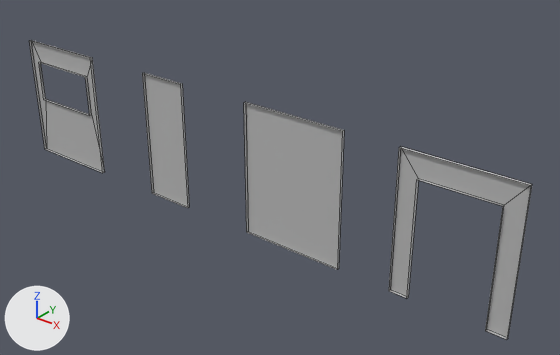
Before and after pictures for a commit that changed the FBX model Assets/04_Models/Murs/Murs.fbx.
Both versions are drawn from a 50 mm camera at (9.15, -9.21, 7.05) aimed at (1.4, 0.47, 1.05). The lights are fixed; the arrows at lower left show +X, +Y and +Z. Mesh edges are drawn as thin lines. Where no turn or scale is listed for an object, it has been applied to the vertices.

The scene before the commit, as lines of its bpy script (objects in view):
```python
me_mesh = bpy.data.meshes.new('Mesh')
me_mesh.from_pydata(...)  # 16 vertices, 12 faces; spans x -1.0..1.0, y 0.0..0.05, z 0.0..2.5
me_mesh.materials.append(mat_lambert1)  # grey #bcbcbc
# before: 4 (-1.0, 0.05, 2.5) at pixel (31, 40), 6 (1.0, 0.05, 2.5) at pixel (92, 57), 10 (1.0, 0.0, 2.5) at pixel (90, 58), 11 (-1.0, 0.0, 2.5) at pixel (29, 40)
me_mesh_001 = bpy.data.meshes.new('Mesh.001')
me_mesh_001.from_pydata(...)  # 16 vertices, 11 faces; spans x -1.0..1.0, y 0.0..0.05, z 0.0..2.5
me_mesh_001.materials.append(mat_lambert1)  # grey #bcbcbc
# before: 2 (1.0, 0.05, 2.5) at pixel (532, 184), 5 (-1.0, 0.05, 2.5) at pixel (400, 146), 8 (1.0, 0.0, 2.5) at pixel (530, 185), 9 (-1.0, 0.0, 2.5) at pixel (398, 147)
me_mesh_002 = bpy.data.meshes.new('Mesh.002')
me_mesh_002.from_pydata([(-0.5, 0.05, 2.5), (0.5, 0.05, 2.5), (-0.5, 0.05, 0.0), (0.5, 0.05, 0.0), (-0.5, 0.0, 2.5), (0.5, 0.0, 2.5), (0.5, 0.0, 0.0), (-0.5, 0.0, 0.0)], [], [(4, 5, 1, 0), (2, 3, 6, 7), (5, 6, 3, 1), (2, 7, 4, 0), (1, 3, 2, 0)])
me_mesh_002.materials.append(mat_lambert1)  # grey #bcbcbc
me_mesh_003 = bpy.data.meshes.new('Mesh.003')
me_mesh_003.from_pydata([(-1.0, 0.05, 2.5), (1.0, 0.05, 2.5), (-1.0, 0.05, 0.0), (1.0, 0.05, 0.0), (1.0, 0.0, 2.5), (1.0, 0.0, 0.0), (-1.0, 0.0, 0.0), (-1.0, 0.0, 2.5)], [], [(1, 0, 7, 4), (0, 1, 3, 2), (2, 3, 5, 6), (3, 1, 4, 5), (6, 7, 0, 2)])
me_mesh_003.materials.append(mat_lambert1)  # grey #bcbcbc
ob_mur_fenetre = bpy.data.objects.new('Mur_Fenetre', me_mesh)
ob_mur_fenetre.location = (-4.0, 0.0, 0.0)
ob_mur_petit = bpy.data.objects.new('Mur_Petit', me_mesh_002)
ob_mur_petit.location = (-1.0, 0.0, 0.0)
ob_mur_porte = bpy.data.objects.new('Mur_Porte', me_mesh_001)
ob_mur_porte.location = (5.0, 0.0, 0.0)
ob_mure_grand = bpy.data.objects.new('Mure_Grand', me_mesh_003)
ob_mure_grand.location = (2.0, 0.0, 0.0)
```
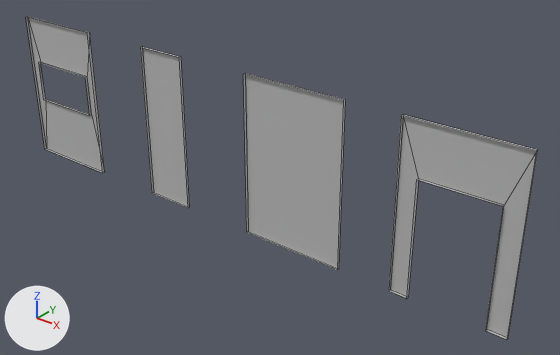
Patch to the scene script:
```diff
--- a/Assets/04_Models/Murs/Murs.fbx.py
+++ b/Assets/04_Models/Murs/Murs.fbx.py
@@ me_mesh_003 @@
 me_mesh_003.from_pydata(...)  # 8 vertices, 5 faces; spans x -1.0..1.0, y 0.0..0.05, z 0.0..2.5
 # used by ob_mure_grand; location = (2.0, 0.0, 0.0)
+# me_mesh_003 part 3: the whole mesh is scaled about the mesh origin by (1, 1, 1.2)
 me_mesh_003.materials.append(mat_lambert1)
@@ me_mesh @@
 me_mesh.from_pydata(...)  # 16 vertices, 12 faces; spans x -1.0..1.0, y 0.0..0.05, z 0.0..2.5
 # used by ob_mur_fenetre; location = (-4.0, 0.0, 0.0)
+# me_mesh part 1
+for i in [4, 6, 10, 11]: me_mesh.vertices[i].co += Vector((0.0, 0.0, 0.5))
 me_mesh.materials.append(mat_lambert1)
@@ me_mesh_001 @@
 me_mesh_001.from_pydata(...)  # 16 vertices, 11 faces; spans x -1.0..1.0, y 0.0..0.05, z 0.0..2.5
 # used by ob_mur_porte; location = (5.0, 0.0, 0.0)
+# me_mesh_001 part 4
+for i in [2, 5, 8, 9]: me_mesh_001.vertices[i].co += Vector((0.0, 0.0, 0.5))
 me_mesh_001.materials.append(mat_lambert1)
@@ me_mesh_002 @@
 me_mesh_002.from_pydata(...)  # 8 vertices, 5 faces; spans x -0.5..0.5, y 0.0..0.05, z 0.0..2.5
 # used by ob_mur_petit; location = (-1.0, 0.0, 0.0)
+# me_mesh_002 part 2: the whole mesh is scaled about the mesh origin by (1, 1, 1.2)
 me_mesh_002.materials.append(mat_lambert1)
```

What differs and where, as boxes [x1, y1, x2, y2] in the pictures (560 x 355 px):
'Mure_Grand', mesh rescaled (17% taller)
    before: [244, 102, 344, 269]
    after: [243, 73, 345, 269]
'Mur_Porte', reshaped (17% taller)
    before: [389, 147, 532, 339]
    after: [389, 115, 538, 339]
'Mur_Fenetre', reshaped (17% taller)
    before: [29, 40, 105, 173]
    after: [26, 17, 105, 173]
'Mur_Petit', mesh rescaled (19% taller)
    before: [142, 73, 189, 208]
    after: [140, 47, 189, 208]
